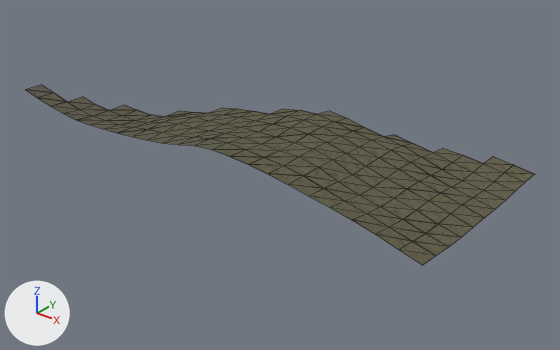
Two versions of the glTF model eloria-assets/maps/continent-v2/hearthcroft/client/chunks/13_07/world.glb, one commit apart.
The view is the same before and after, from a camera (50 mm lens) standing at (342.1, 160.6, 33.5) and looking at (300.6, 212.5, 1.3). The lights are fixed; the arrows at lower left show +X, +Y and +Z. The picture after the commit comes second. Mesh edges are drawn as thin lines. Where no turn or scale is listed for an object, it has been applied to the vertices. Vertices at exactly the same position are counted once.

The older version as bpy lines, for what is in view:
```python
me_authoredground_hearthcroftbase_hearthcroft_13_07 = bpy.data.meshes.new('AuthoredGround_hearthcroftBase_hearthcroft_13_07')
me_authoredground_hearthcroftbase_hearthcroft_13_07.from_pydata(...)  # 153 vertices, 244 faces; spans x 2175.0..2221.0, y -6753.0..-6733.0, z 3.4..7.4
me_authoredground_hearthcroftbase_hearthcroft_13_07.materials.append(mat_authored_hearthcroftbase)
me_terrain_hearthcroft_13_07 = bpy.data.meshes.new('Terrain_hearthcroft_13_07')
me_terrain_hearthcroft_13_07.from_pydata(...)  # 159 vertices, 250 faces; spans x 2175.0..2221.0, y -6753.0..-6733.0, z 3.4..7.4
me_terrain_hearthcroft_13_07.materials.append(mat_continental_ground)
ob_authoredground_hearthcroftbase_hearthcroft_13_07 = bpy.data.objects.new('AuthoredGround_hearthcroftBase_hearthcroft_13_07', me_authoredground_hearthcroftbase_hearthcroft_13_07)
ob_authoredground_hearthcroftbase_hearthcroft_13_07.location = (-1900.0, 6956.0, 0.0)
ob_terrain_hearthcroft_13_07 = bpy.data.objects.new('Terrain_hearthcroft_13_07', me_terrain_hearthcroft_13_07)
ob_terrain_hearthcroft_13_07.location = (-1900.0, 6956.0, 0.0)
```
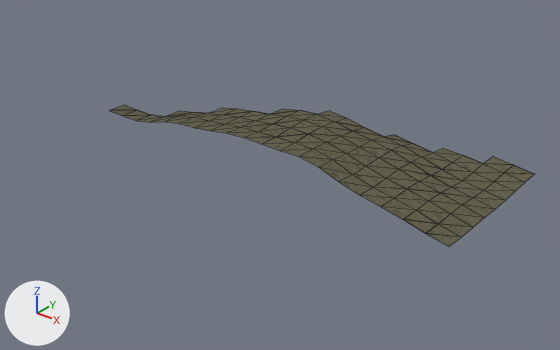
Location of each change, (x1, y1, x2, y2) in pixels of the pictures (560 x 350 px):
'AuthoredGround_hearthcroftBase_hearthcroft_13_07', reshaped (16% narrower, 24% shorter): before (26, 85, 534, 265); after (109, 109, 534, 246)
'Terrain_hearthcroft_13_07', reshaped: before (49, 97, 530, 259); after (112, 105, 530, 247)
part 1 of me_terrain_hearthcroft_13_07, deleted: before (49, 97, 433, 259)
part 2 of me_authoredground_hearthcroftbase_hearthcroft_13_07, deleted: before (26, 85, 449, 265)

What the commit changed:
me_terrain_hearthcroft_13_07 is used by ob_terrain_hearthcroft_13_07; location (-1900.0, 6956.0, 0.0).
me_terrain_hearthcroft_13_07 had 159 vertices, 250 faces and spanned x 2175.0..2221.0, y -6753.0..-6733.0, z 3.4..7.4.
me_terrain_hearthcroft_13_07 now has 109 vertices, 162 faces and spans x 2183.0..2221.0, y -6749.0..-6733.0, z 3.4..7.4.
Part 1, on me_terrain_hearthcroft_13_07:
50 vertices are removed from x 2175.0..2221.0, y -6753.0..-6749.0, z 3.8..7.3.
88 faces are deleted.
me_authoredground_hearthcroftbase_hearthcroft_13_07 is used by ob_authoredground_hearthcroftbase_hearthcroft_13_07; location (-1900.0, 6956.0, 0.0).
me_authoredground_hearthcroftbase_hearthcroft_13_07 had 153 vertices, 244 faces and spanned x 2175.0..2221.0, y -6753.0..-6733.0, z 3.4..7.4.
me_authoredground_hearthcroftbase_hearthcroft_13_07 now has 104 vertices, 157 faces and spans x 2183.0..2221.0, y -6749.0..-6733.0, z 3.4..7.4.
Part 2, on me_authoredground_hearthcroftbase_hearthcroft_13_07:
49 vertices are removed from x 2175.0..2221.0, y -6753.0..-6749.0, z 3.8..7.3.
87 faces are deleted.
